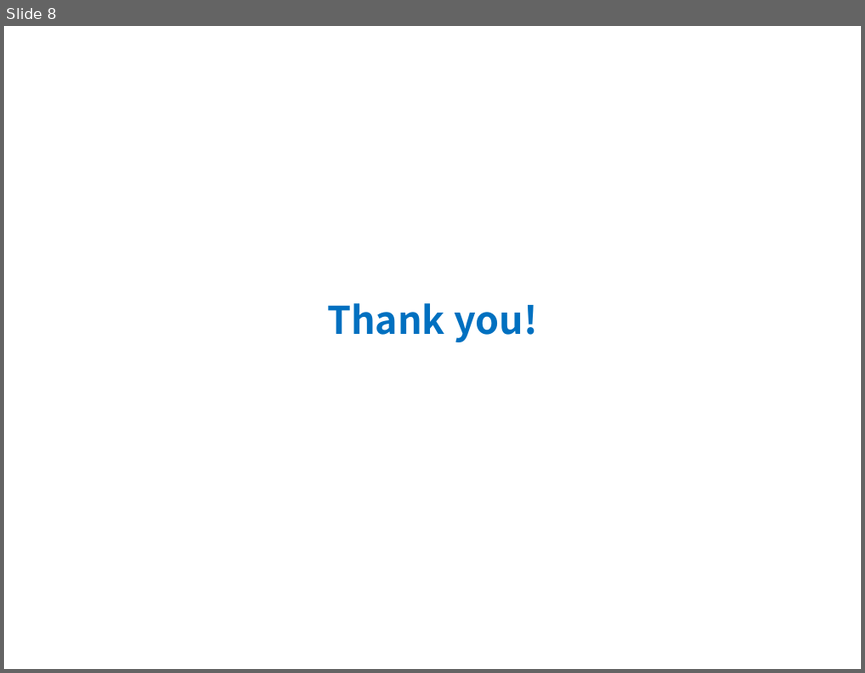
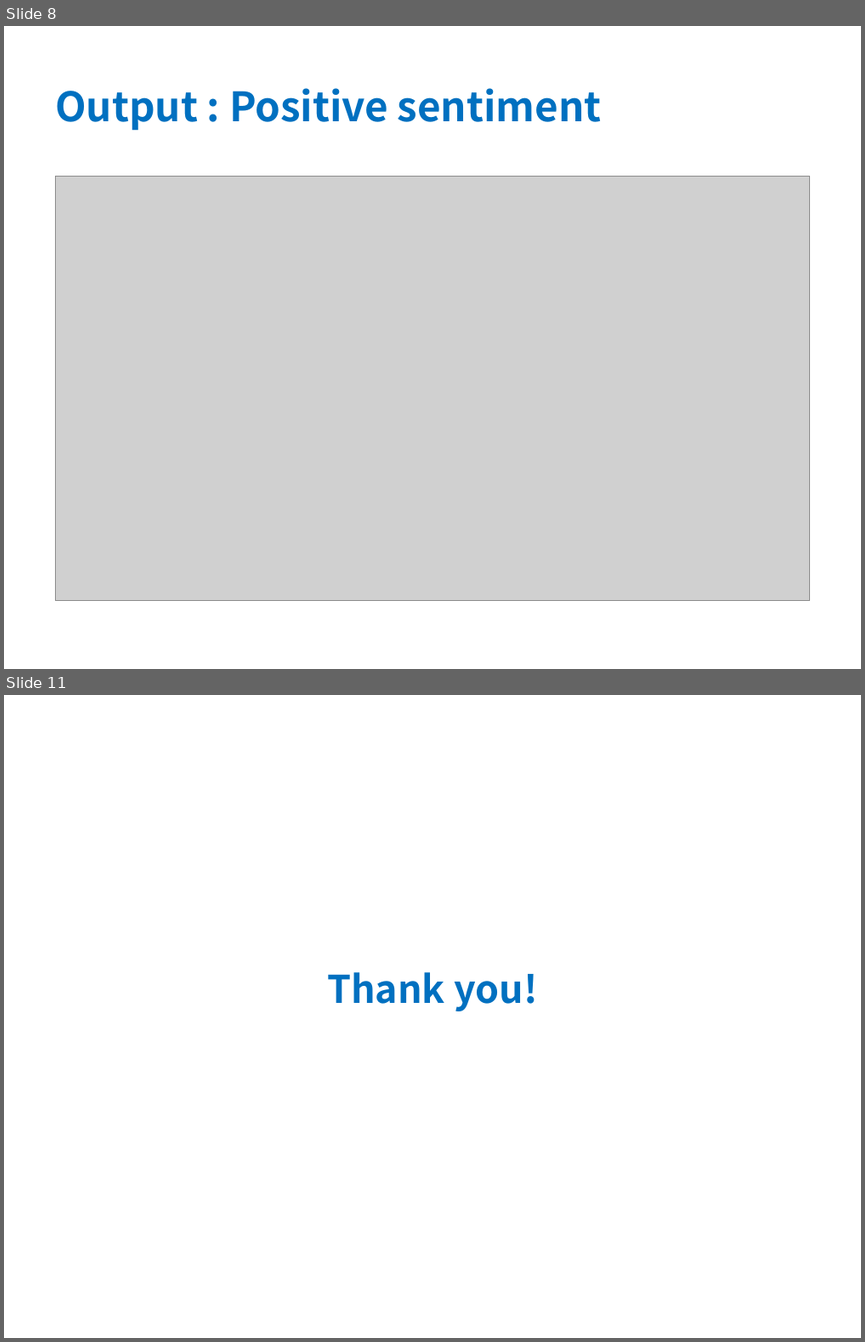
Before and after one commit to sagarparker/RedditSentimentAnalysis, a slide deck: RedditPostSentimentAnalysis.ppt. Shown one above the other, each under a label of ours: slide 8 before the commit, slides 8 and 11 after it; the slides between them are not shown. The pictures are 865x673 and 865x1342 pixels, drawn with LibreOffice and Linux fonts; fonts in the diff are those of the drawing; grey boxes stand for pictures. Boxes give left, top, right and bottom in pixels: in the first picture for what was removed or moved away, otherwise in the second. Text is boxed around its words. In the diff, an @@ line names an element or a change of style, - is before the commit and + after.

```diff
--- a/RedditPostSentimentAnalysis.ppt
+++ b/RedditPostSentimentAnalysis.ppt
@@ slide 8 added at box(4, 26, 861, 669), background #FFFFFF @@
@@ title added at box(55, 88, 602, 131), 34 pt, text #0070C0, bold @@
+Output : Positive sentiment
@@ picture added at box(55, 176, 810, 600) @@
@@ what was slide 8 is now slide 11 @@
```
Also in this commit, not shown: 2 other slides added.
